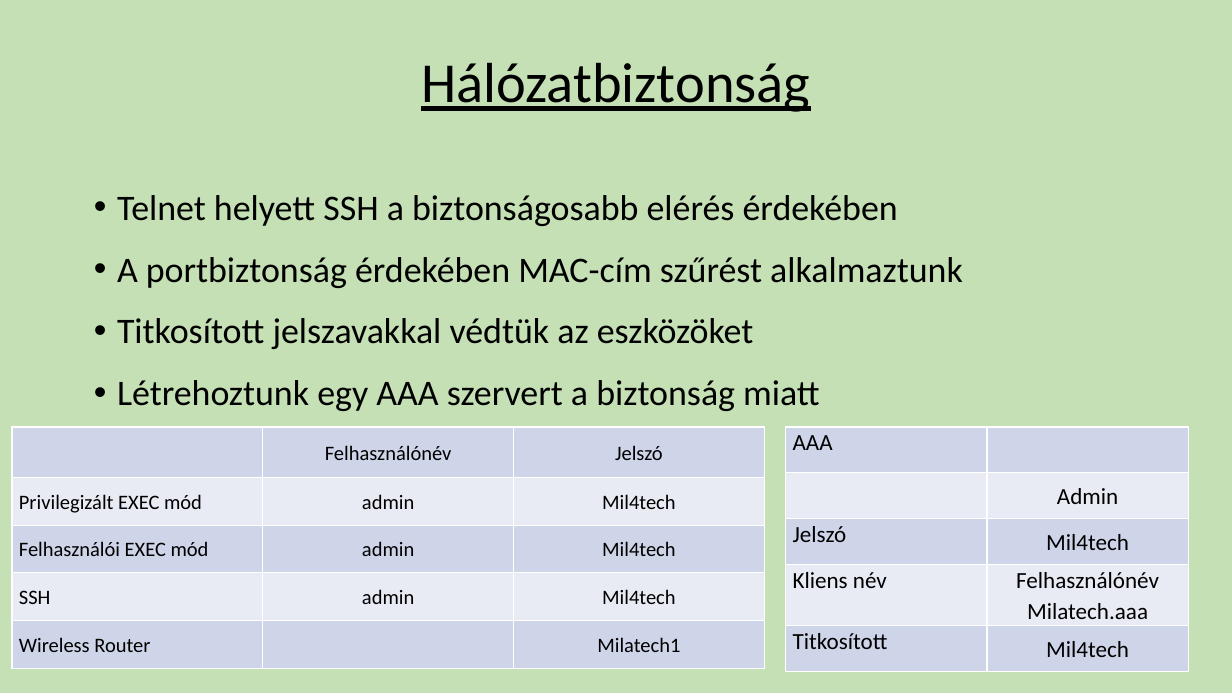
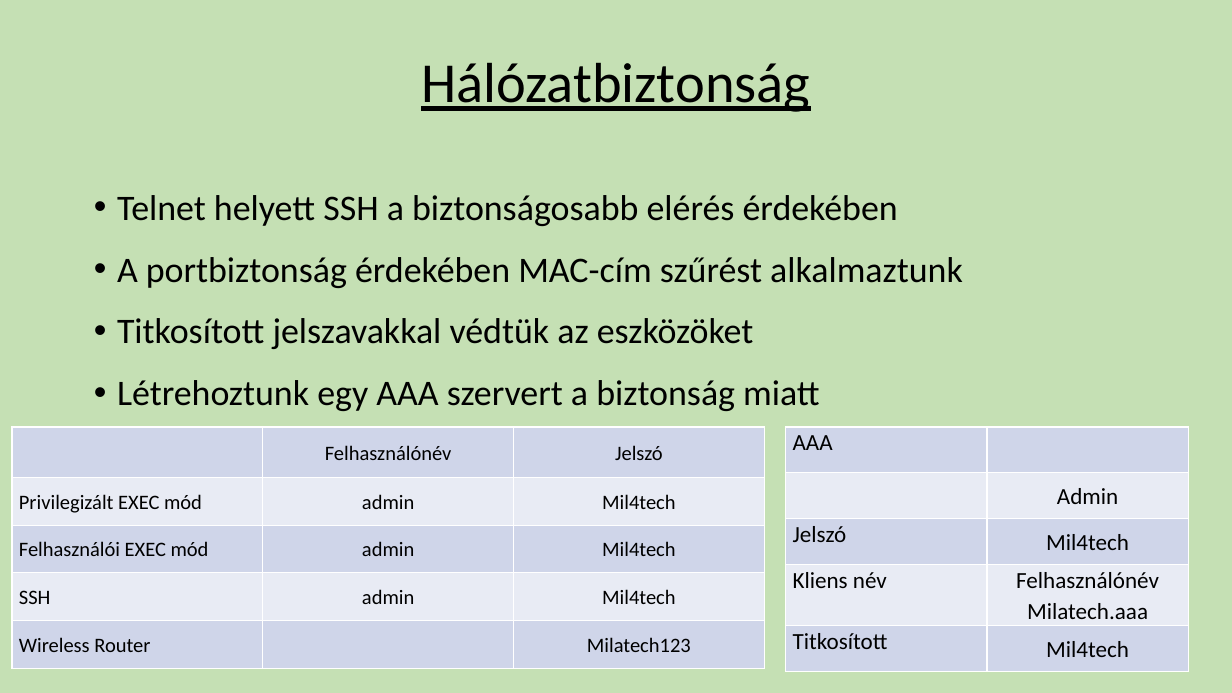
Before and after one commit to GyurosAdam/Niganyok, a slide deck: slide 11 of Hálózati Prezentáció.pptx. Drawn at 1232x693 pixels with LibreOffice and Linux fonts; fonts in the diff are those of the drawing; background and template pictures are left out. Boxes give left, top, right and bottom in pixels: in the first picture for what was removed or moved away, otherwise in the second. Text is boxed around its words. In the diff, an @@ line names an element or a change of style, - is before the commit and + after.

```diff
--- a/Hálózati Prezentáció.pptx
+++ b/Hálózati Prezentáció.pptx
@@ table at (12, 427, 763, 668) @@
-row 5, column 3: Milatech1
+row 5, column 3: Milatech123
```
Also in this commit, not shown: 5 other slides changed, 1 other file.
